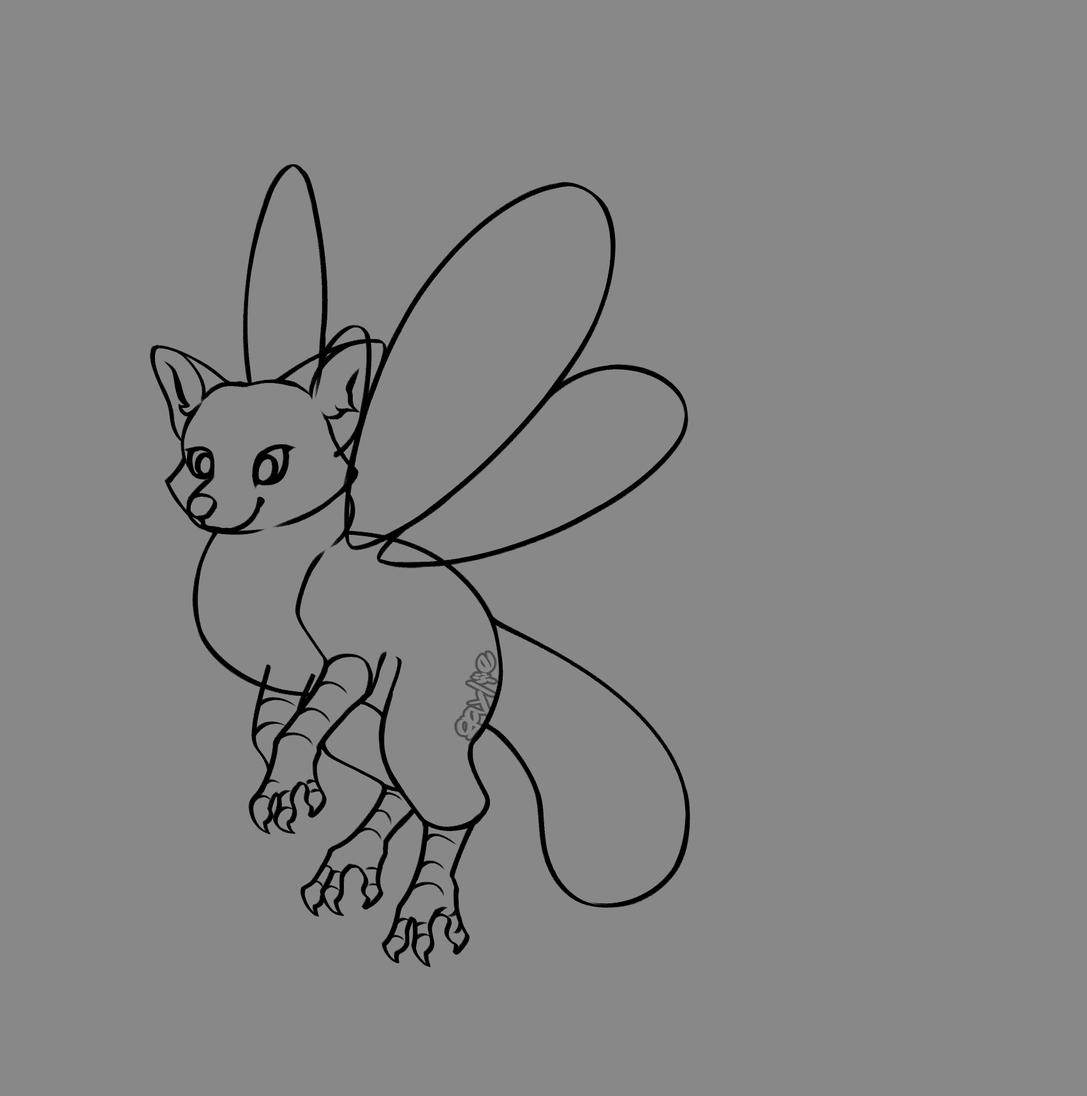
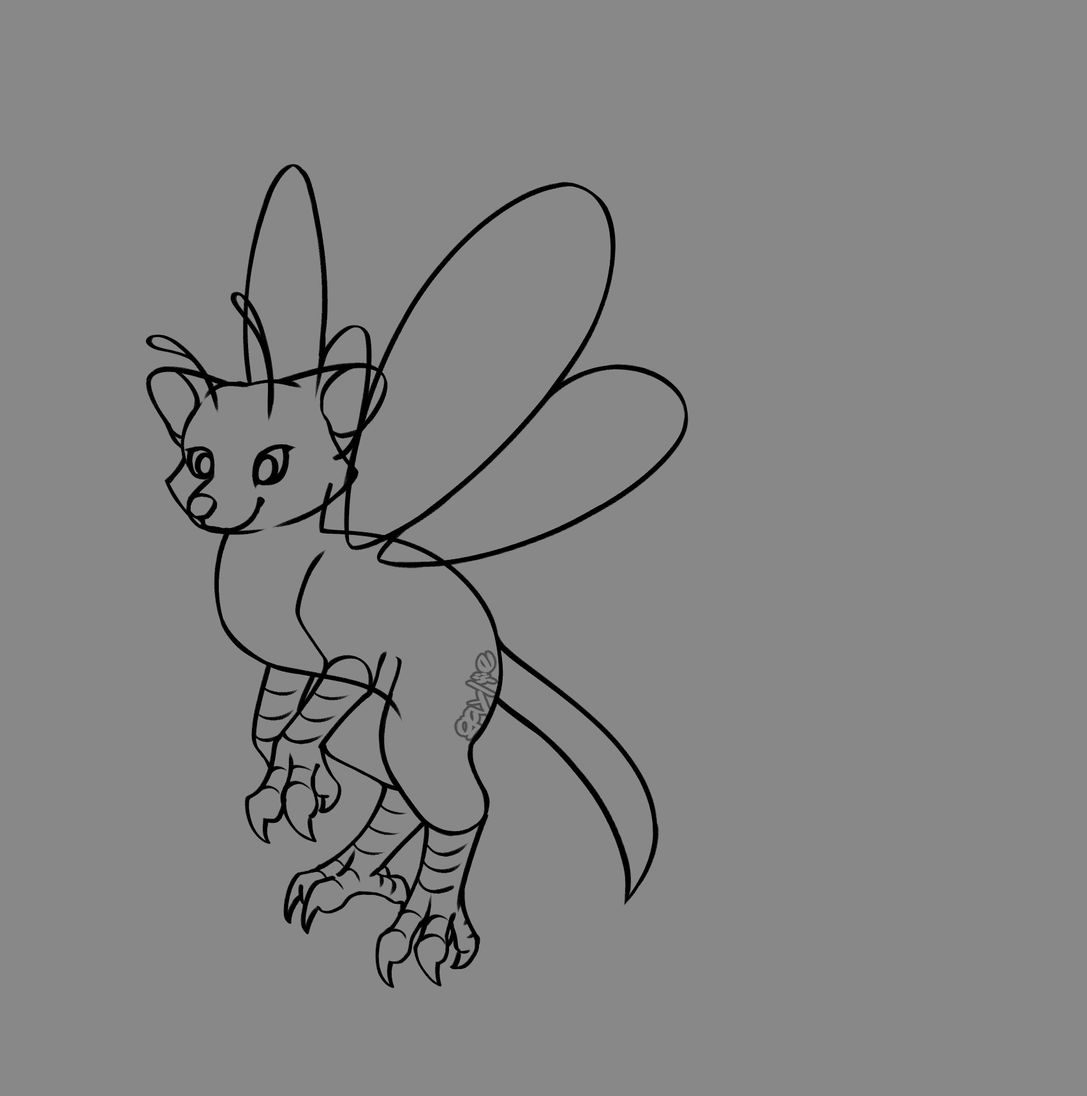
Two versions of the same layered image (1087 x 1096). Layer-by-layer changes:
showed group "feelers" (2 layers) over [left=145, top=291, right=286, bottom=434]
showed "butterfly" over [left=145, top=291, right=275, bottom=422]
showed "skinny pointy" over [left=494, top=635, right=660, bottom=906]
hid "smooth" (1st of 3, in "tails") over [left=483, top=613, right=691, bottom=908]
hid "fox" (1st of 2, in "ears") over [left=149, top=338, right=388, bottom=458]
showed "wildcat", opacity 26% → 100% over [left=145, top=362, right=388, bottom=461]
showed "owl" over [left=244, top=616, right=491, bottom=988]
hid "bird" over [left=248, top=616, right=491, bottom=967]
hid "smooth fluff", painted on it over [left=192, top=481, right=504, bottom=751]
showed "smooth" (3rd of 3, in "body") over [left=213, top=481, right=504, bottom=751]
